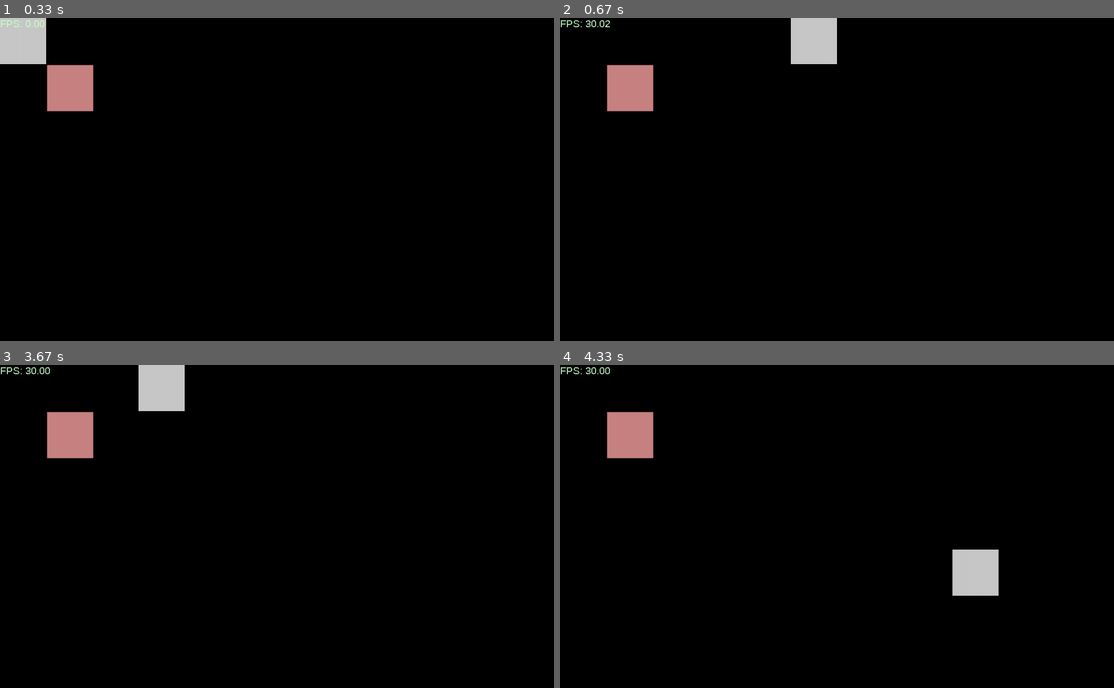
Above: before the commit, frames 1-4 (two rows, left to right).
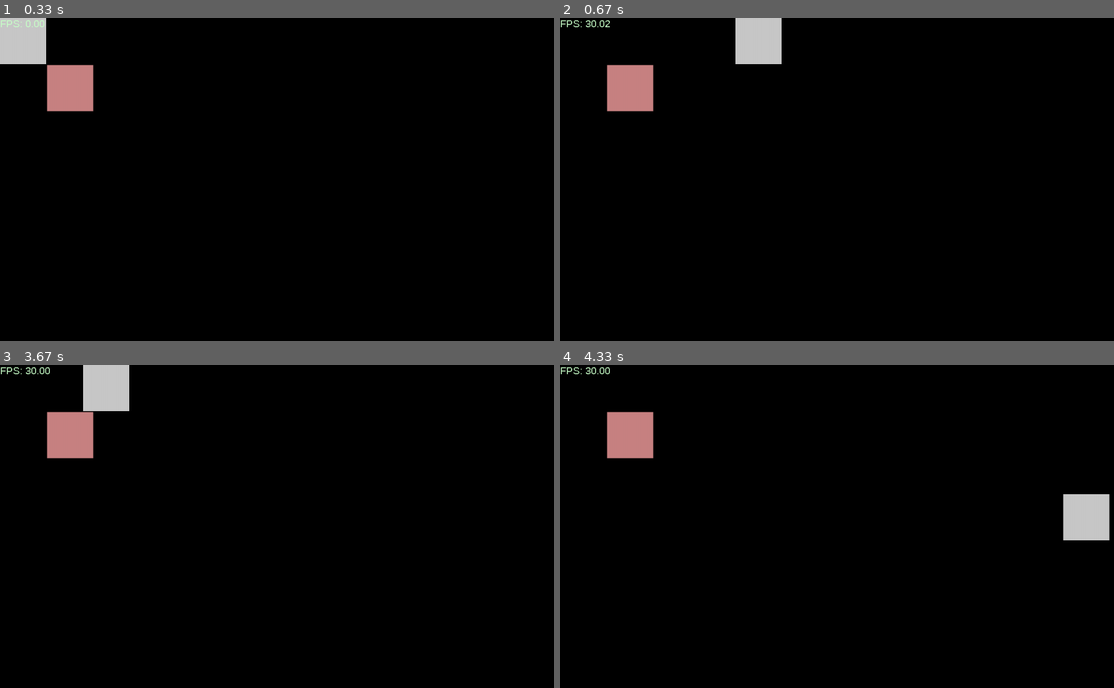
Above: after the commit, the same moments.

Repository: NikMatyukhin/true_pygame
Game: pygame game, started from src/main.py
The game is run twice, just before and just after one commit, with the same random seed, the same clock (stepped at 60 frames per second) and the same inputs.
Inputs:
- Up to frame 1 (0.33 s): no input
- Up to frame 2 (0.67 s): hold Right from 0.33 s (still down)
- Up to frame 3 (3.67 s): release Right at 0.8 s; hold Up 0.83-1.13 s; hold Left 1.67-2.2 s; hold Down 2.23-2.53 s; hold Right from 3.4 s (still down)
- Up to frame 4 (4.33 s): release Right at 4.03 s; hold Down from 4.07 s (still down)

Frame 1 is identical in both runs. In frame 2, 2.4% of the frame differs, in the area x 31-50%, y 0-15%; in frame 3, 2.4%; in frame 4, 2.4%, in the area x 70-100%, y 40-72%.

Commit message:
Добавлена простая физика движения игрока

Diff:
--- a/src/main.py
+++ b/src/main.py
@@ -53,13 +53,13 @@
 def get_input(player):
     keys = pygame.key.get_pressed()
     if keys[pygame.K_UP]:
-        player.move(0, -50)
+        player.go(0, -10)
     elif keys[pygame.K_DOWN]:
-        player.move(0, 50)
-    elif keys[pygame.K_LEFT]:
-        player.move(-50, 0)
+        player.go(0, 10)
+    if keys[pygame.K_LEFT]:
+        player.go(-10, 0)
     elif keys[pygame.K_RIGHT]:
-        player.move(50, 0)
+        player.go(10, 0)
 
 
 if __name__ == '__main__':
--- a/src/player.py
+++ b/src/player.py
@@ -8,8 +8,13 @@
         self.image.fill((200, 200, 200))
         self.rect = self.image.get_rect()
         self.rect.move_ip(x, y)
+        self.speed = (0, 0)
+        self.max_speed = 50
+        self.slowK = 2
 
     def update(self, camera):
+        self.move(*self.speed)
+        self.slow()
         camera.blit_sprite(self.image, self.rect)
 
     def move(self, x, y):
@@ -24,15 +29,29 @@
                 dist_x -= (self.rect.width + enemie.rect.width) // 2
                 dist_y = abs(self.rect.centery - enemie.rect.centery)
                 dist_y -= (self.rect.height + enemie.rect.height) // 2
-                max_shift_x = max_shift_x if dist_x >= max_shift_x else dist_x
-                max_shift_y = max_shift_y if dist_y >= max_shift_y else dist_y
-            max_shift_x = max_shift_x if max_shift_x > 0 else 0
-            max_shift_y = max_shift_y if max_shift_y > 0 else 0
+                max_shift_x = max_shift_x if abs(dist_x) >= abs(max_shift_x) else dist_x * normalize(max_shift_x)
+                max_shift_y = max_shift_y if abs(dist_y) >= abs(max_shift_y) else dist_y * normalize(max_shift_y)
             self.rect.move_ip(max_shift_x, max_shift_y)
 
+    def go(self, ax, ay):
+        x, y = self.speed
+        x = x + ax if abs(x + ax) <= self.max_speed else self.max_speed * normalize(ax)
+        y = y + ay if abs(y + ay) <= self.max_speed else self.max_speed * normalize(ay)
+        self.speed = x, y
 
+    def set_impulse(self, x, y):
+        self.speed = x, y
 
+    def slow(self):
+        x, y = self.speed
+        x = (abs(x) - self.slowK) * normalize(x) if abs(x) >= self.slowK else 0
+        y = (abs(y) - self.slowK) * normalize(y) if abs(y) >= self.slowK else 0
+        self.speed = x, y
 
     def bound_world(self, world):
         self.world = world
         return self
+
+
+def normalize(x):
+    return 1 if x > 0 else -1 if x else 0
